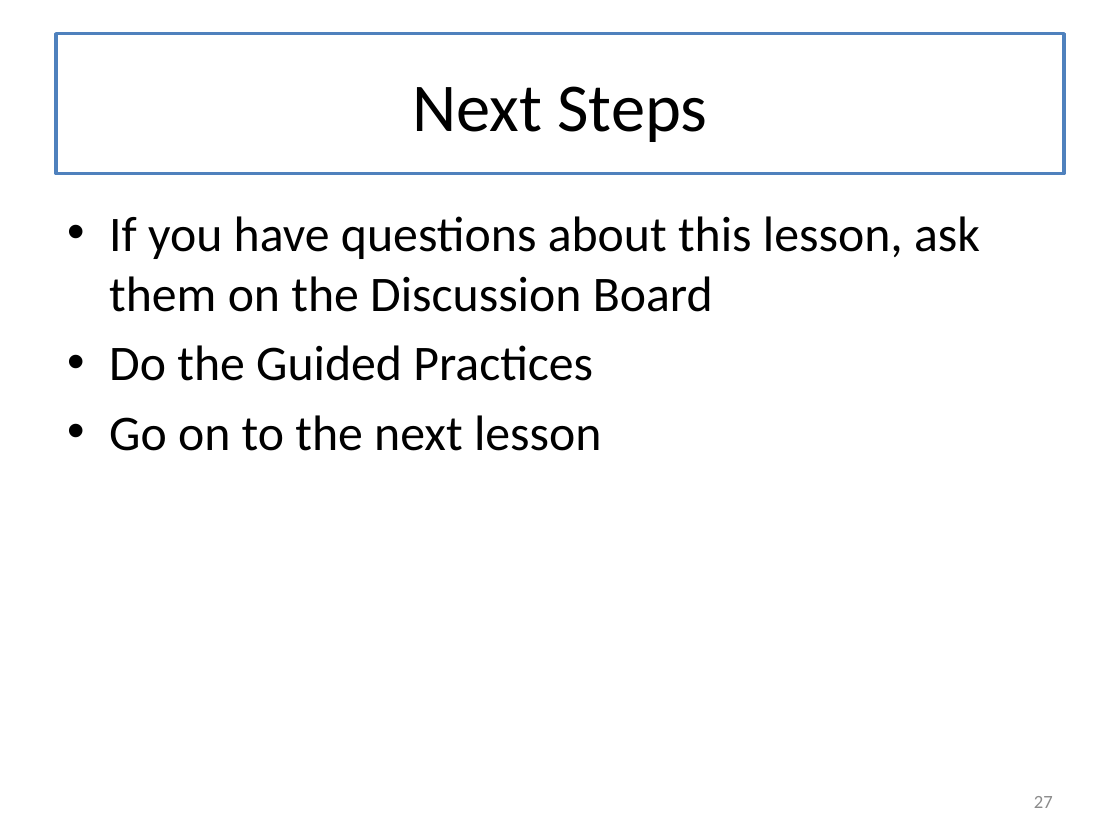
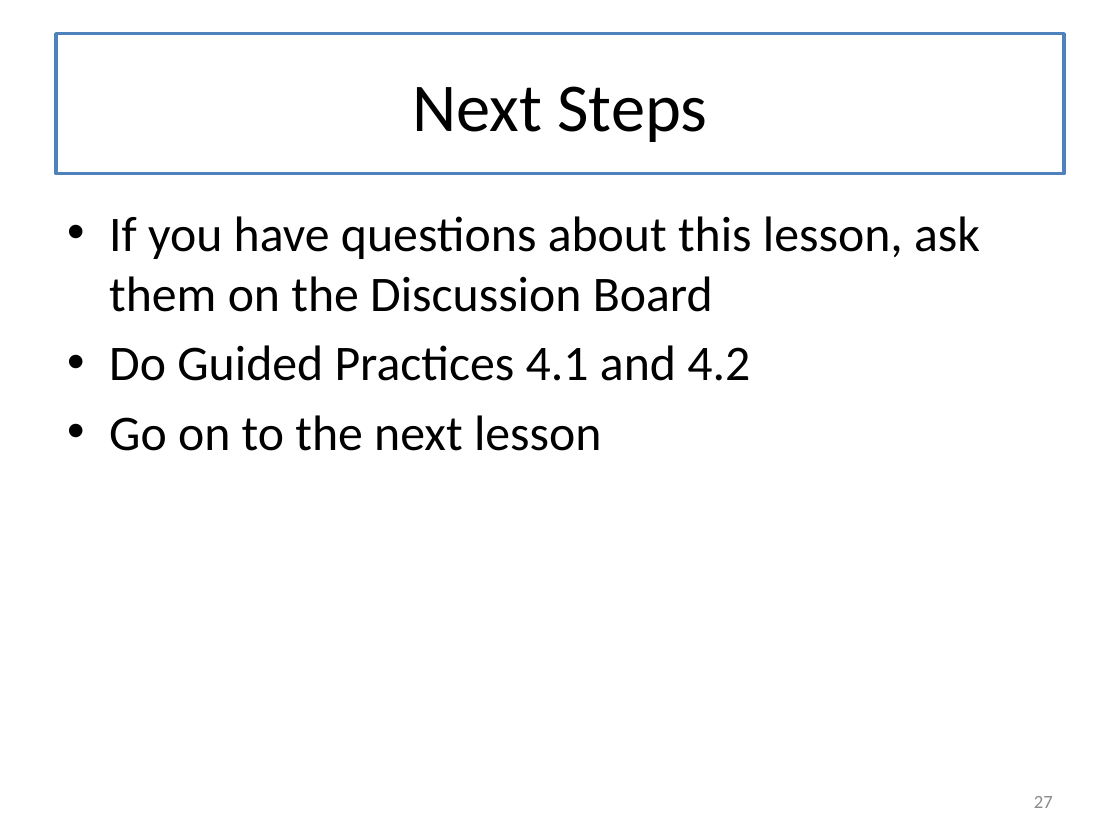
Before and after one commit to mwand/cs5010f16, a slide deck: slide 27 of Slides/Lesson 4.1 Lists.pptx. Drawn at 1120x840 pixels with LibreOffice and Linux fonts; fonts in the diff are those of the drawing. Boxes give left, top, right and bottom in pixels: in the first picture for what was removed or moved away, otherwise in the second. Text is boxed around its words. In the diff, an @@ line names an element or a change of style, - is before the commit and + after.

```diff
--- a/Slides/Lesson 4.1 Lists.pptx
+++ b/Slides/Lesson 4.1 Lists.pptx
@@ text at (x1=109, y1=345, x2=750, y2=381): text changed @@
-• Do the Guided Practices
+• Do Guided Practices 4.1 and 4.2
```
Also in this commit, not shown: 1 other slide changed, 14 other files.
